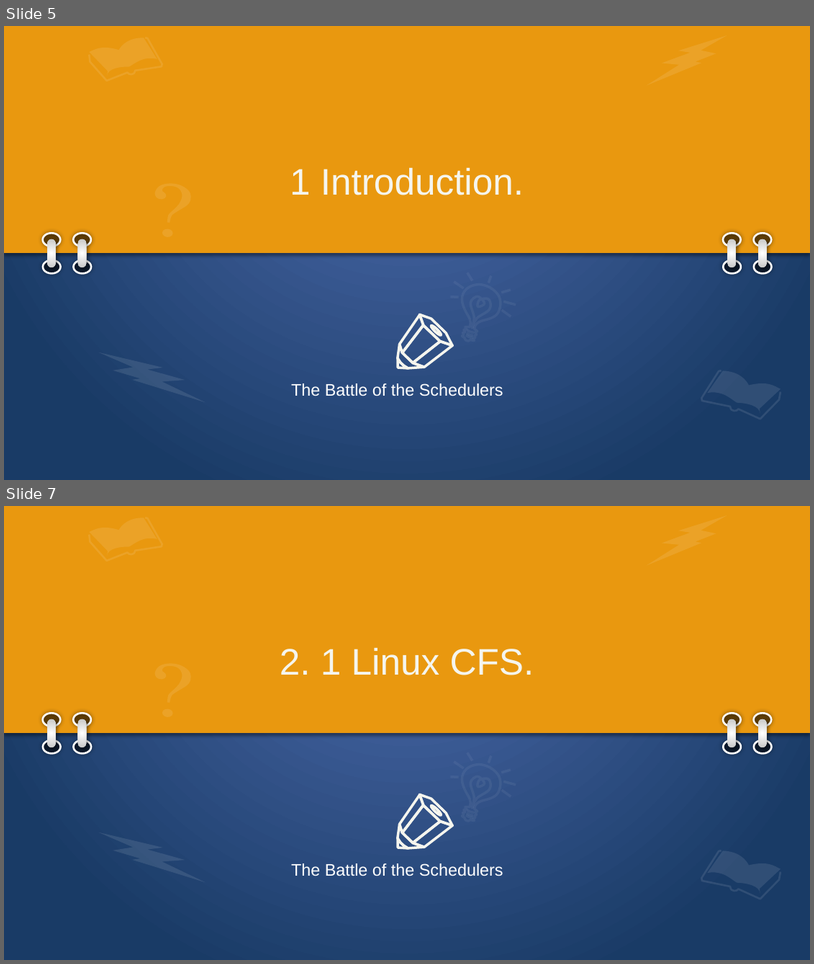
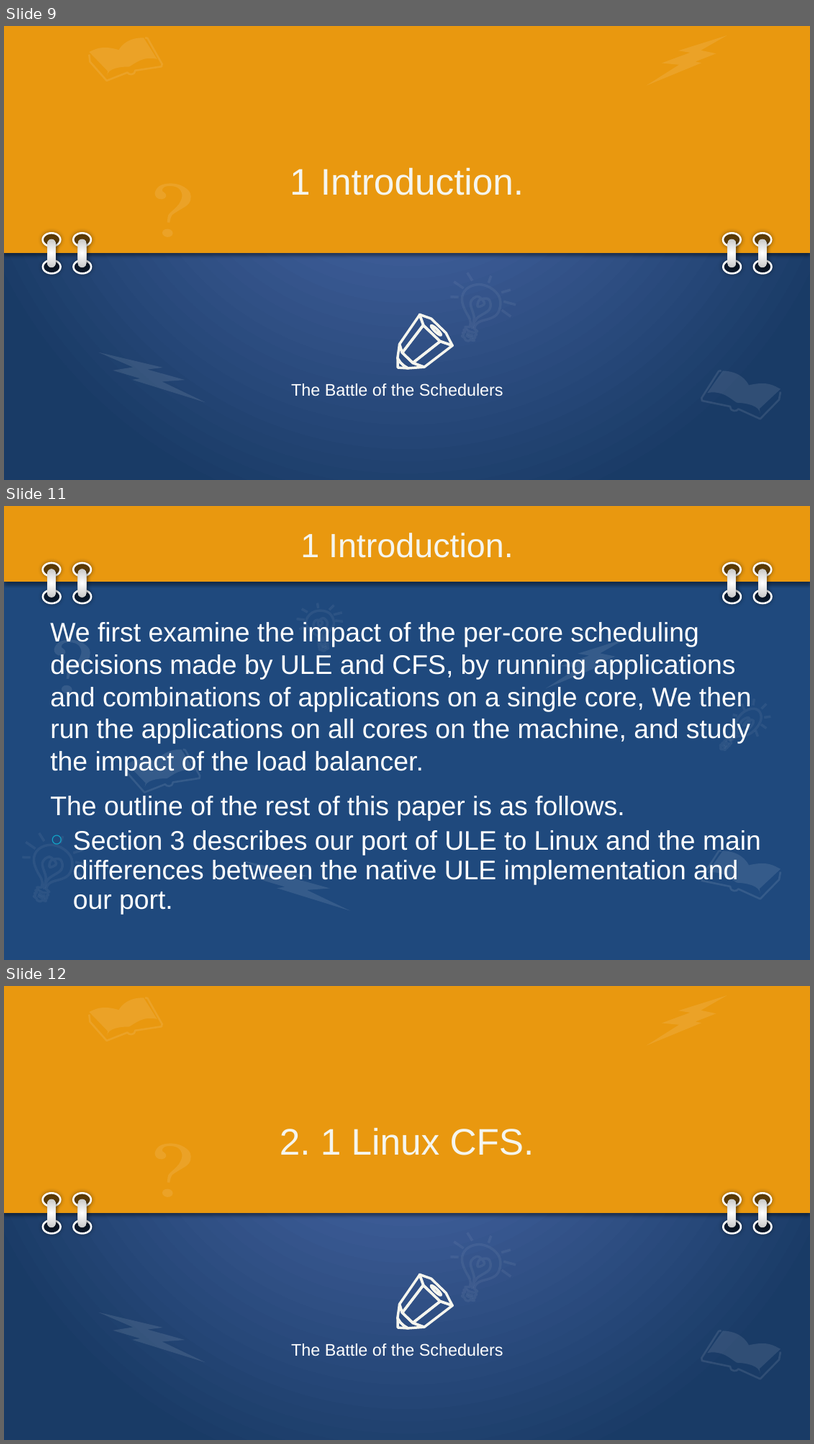
Before and after one commit to jongwonyang/paper-mate, a slide deck: The Battle of the Schedulers.pptx. Shown one above the other, each under a label of ours: slides 5 and 7 before the commit, slides 9, 11 and 12 after it; the slides between them are not shown. The pictures are 814x964 and 814x1444 pixels, drawn with LibreOffice and Linux fonts; fonts in the diff are those of the drawing. Boxes give left, top, right and bottom in pixels: in the first picture for what was removed or moved away, otherwise in the second. Text is boxed around its words. In the diff, an @@ line names an element or a change of style, - is before the commit and + after.

```diff
--- a/The Battle of the Schedulers.pptx
+++ b/The Battle of the Schedulers.pptx
@@ slide 11 added at box(4, 506, 810, 960), background #1F497D; not listed: 2 template elements that a slide beside it also shows @@
@@ rectangle added at box(4, 506, 810, 582), fill #E9980F @@
@@ title added at box(301, 533, 514, 558), 40 pt, text #F5F5EE @@
+1 Introduction.
@@ group added at box(43, 563, 91, 603): 4 ellipses, 2 rounded rectangles @@
@@ group added at box(723, 563, 772, 603): 4 ellipses, 2 rounded rectangles @@
@@ group added at box(297, 602, 343, 653): 7 lines, 5 freeform shapes @@
@@ text added at box(50, 622, 761, 914), 32 pt, text #FFFFFF @@
+○ We first examine the impact of the per-core scheduling decisions made by ULE and CFS, by running applications and combinations of applications on a single core, We then run the applications on all cores on the machine, and study the impact of the load balancer.
+  The outline of the rest of this paper is as follows.
+  Section 3 describes our port of ULE to Linux and the main differences between the native ULE implementation and our port.
@@ freeform shape added at box(50, 638, 93, 681), fill #FFFFFF at 10% opacity @@
@@ freeform shape added at box(546, 638, 627, 689), fill #FFFFFF at 10% opacity @@
@@ ellipse added at box(61, 685, 72, 694), fill #FFFFFF at 10% opacity @@
@@ group added at box(713, 698, 771, 757): 7 lines, 5 freeform shapes @@
@@ freeform shape added at box(126, 747, 196, 788), fill #FFFFFF at 10% opacity @@
@@ freeform shape added at box(126, 748, 201, 793), outline #FFFFFF 2.25 pt @@
@@ group added at box(18, 833, 88, 908): 7 lines, 5 freeform shapes @@
@@ freeform shape added at box(244, 860, 350, 911), fill #FFFFFF at 10% opacity @@
@@ what was slide 5 is now slide 9 @@
@@ what was slide 7 is now slide 12 @@
```
Also in this commit, not shown: 20 slides changed, 18 other slides added, 9 slides removed, 5 other files.
